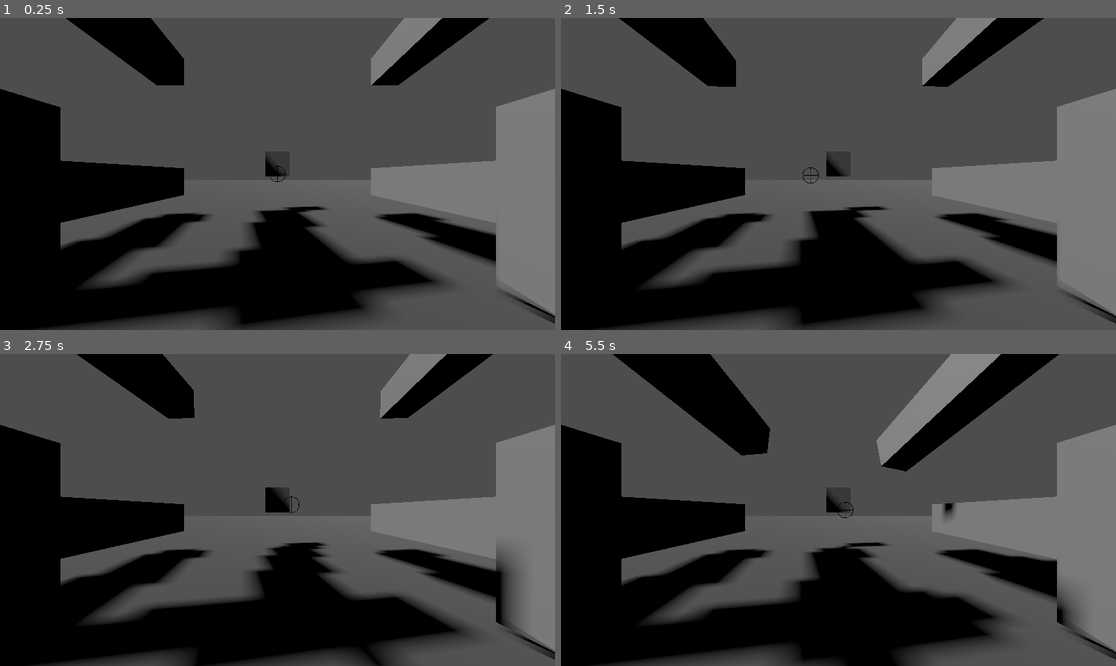
Above: before the commit, frames 1-4 (two rows, left to right).
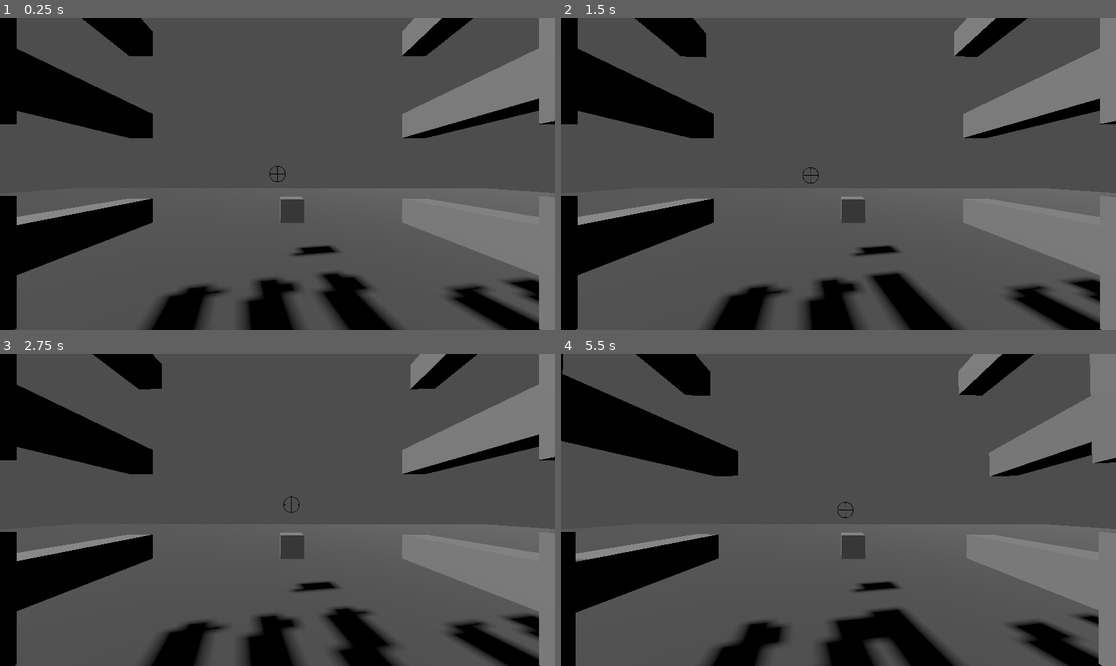
Above: after the commit, the same moments.

Repository: PrazaVasNeema/black-stands-for-gunz
Game: Godot game, scene res://Scenes/testing_polygon.tscn
Two runs of this game, one before a commit and one after it. Both use one fixed random seed, a clock stepped at 60 frames per second and the inputs below. The project has no main scene, so this scene is started directly.
Inputs (mouse positions are in pixels of both pictures, inside the frame that each line leads up to):
- Up to frame 1 (0.25 s): no input
- Up to frame 2 (1.5 s): tap Enter at 0.5 s; move the mouse to (866, 174) at 0.52 s; click (866, 174) at 0.6 s; tap Space at 1.25 s; move the mouse to (810, 174) at 1.27 s; right-click (810, 174) at 1.35 s
- Up to frame 3 (2.75 s): tap Enter at 2 s; move the mouse to (288, 503) at 2.02 s; tap 1 (set_1) at 2.1 s
- Up to frame 4 (5.5 s): tap Space at 2.75, 4.25 s; move the mouse to (832, 516) at 2.77 s; tap 2 (set_2) at 2.85 s; tap Enter at 3.5 s; move the mouse to (877, 513) at 3.52 s; tap 3 (set_3) at 3.6 s; move the mouse to (794, 506) at 4.27 s; click (794, 506) at 4.35 s; move the mouse to (844, 510) at 5.02 s; right-click (844, 510) at 5.1 s

The runs differ from the first frame. In frame 1, 43% of the frame differs, in the area x 0-100%, y 0-100%; in frame 2, 43%; in frame 3, 44%; in frame 4, 48%.

Commit message:
OMG SETS CHANGING WORKS

Diff:
--- a/Scenes/player.tscn
+++ b/Scenes/player.tscn
@@ -22,20 +22,36 @@
 transform = Transform3D(1, 0, 0, 0, 1, 0, 0, 0, 1, -3.99445, 3.80245, -2.10806)
 
 [node name="GunTesting" parent="GunzSlots/Slot1" instance=ExtResource("4_jthag")]
+transform = Transform3D(0.7, 0, 0, 0, 0.7, 0, 0, 0, 0.7, 0, 0, 0)
 
 [node name="Slot2" type="Node3D" parent="GunzSlots"]
 transform = Transform3D(1, 0, 0, 0, 1, 0, 0, 0, 1, 3.994, 3.802, -2.09739)
 
-[node name="GunTesting" parent="GunzSlots/Slot2" instance=ExtResource("4_jthag")]
+[node name="GunTesting2" parent="GunzSlots/Slot2" instance=ExtResource("4_jthag")]
+transform = Transform3D(0.7, 0, 0, 0, 0.7, 0, 0, 0, 0.7, 0, 0, 0)
 
 [node name="Slot3" type="Node3D" parent="GunzSlots"]
-transform = Transform3D(1, 0, 0, 0, 1, 0, 0, 0, 1, -3.99445, -0.286135, -2.10806)
+transform = Transform3D(1, 0, 0, 0, 1, 0, 0, 0, 1, -3.99445, 1.40257, -2.10806)
 
-[node name="GunTesting" parent="GunzSlots/Slot3" instance=ExtResource("4_jthag")]
+[node name="GunTesting3" parent="GunzSlots/Slot3" instance=ExtResource("4_jthag")]
+transform = Transform3D(0.7, 0, 0, 0, 0.7, 0, 0, 0, 0.7, 0, 0, 0)
 
 [node name="Slot4" type="Node3D" parent="GunzSlots"]
-transform = Transform3D(1, 0, 0, 0, 1, 0, 0, 0, 1, 3.994, -0.286586, -2.09739)
+transform = Transform3D(1, 0, 0, 0, 1, 0, 0, 0, 1, 3.994, 1.40212, -2.09739)
 
-[node name="GunTesting" parent="GunzSlots/Slot4" instance=ExtResource("4_jthag")]
+[node name="GunTesting4" parent="GunzSlots/Slot4" instance=ExtResource("4_jthag")]
+transform = Transform3D(0.7, 0, 0, 0, 0.7, 0, 0, 0, 0.7, 0, 0, 0)
+
+[node name="Slot5" type="Node3D" parent="GunzSlots"]
+transform = Transform3D(1, 0, 0, 0, 1, 0, 0, 0, 1, -3.99445, -1.06563, -2.10806)
+
+[node name="GunTesting5" parent="GunzSlots/Slot5" instance=ExtResource("4_jthag")]
+transform = Transform3D(0.7, 0, 0, 0, 0.7, 0, 0, 0, 0.7, 0, 0, 0)
+
+[node name="Slot6" type="Node3D" parent="GunzSlots"]
+transform = Transform3D(1, 0, 0, 0, 1, 0, 0, 0, 1, 3.994, -1.06608, -2.09739)
+
+[node name="GunTesting6" parent="GunzSlots/Slot6" instance=ExtResource("4_jthag")]
+transform = Transform3D(0.7, 0, 0, 0, 0.7, 0, 0, 0, 0.7, 0, 0, 0)
 
 [node name="CGs" type="Node3D" parent="."]
--- a/Scenes/testing_polygon.tscn
+++ b/Scenes/testing_polygon.tscn
@@ -25,7 +25,7 @@
 unique_name_in_owner = true
 
 [node name="Player" parent="." instance=ExtResource("2_s7gia")]
-transform = Transform3D(1, 0, 0, 0, 1, 0, 0, 0, 1, 0, 2.01273, 0)
+transform = Transform3D(1, 0, 0, 0, 1, 0, 0, 0, 1, -0.628918, 3.99497, 0.427011)
 
 [node name="World" type="Node3D" parent="."]
 
--- a/Scripts/gunz_shogun.gd
+++ b/Scripts/gunz_shogun.gd
@@ -3,9 +3,7 @@
 
 
 @export var gunz_slots_root : Node3D
-@export_range(0.0, 90.0) var max_horizontal_rotation : float = 60.0
-@export_range(0.0, 90.0) var max_vertical_rotation : float = 30.0
-@export_range(0.0, 10.0) var max_turning_speed : float = 1.0
+
 
 var active_set : int
 
@@ -23,6 +21,10 @@
 		Vector3.ZERO))
 		i += 2
 	active_set = 0
+	for gunz_set in _gunz_sets_array:
+		print_debug((gunz_set as GunzSetData).gun_one)
+		print_debug((gunz_set as GunzSetData).gun_two)
+	#print_debug(_gunz_sets_array)
 
 
 
@@ -31,3 +33,7 @@
 	_current_target = target_ws_position
 	(_gunz_sets_array[active_set] as GunzSetData).gun_one.update_targeting(_current_target)
 	(_gunz_sets_array[active_set] as GunzSetData).gun_two.update_targeting(_current_target)
+
+
+func set_current_set(set_ind : int):
+	active_set = set_ind - 1
--- a/Scripts/player_controller.gd
+++ b/Scripts/player_controller.gd
@@ -17,7 +17,12 @@
 
 	_gunz_shogun.lock_n_load()
 
+	_input_shogun.choose_set_pressed.connect(_on_change_current_set)
+
 
 func _on_ws_main_position_changed(ws_position : Vector3):
 	_gunz_shogun.update_targeting(ws_position)
 	#print(ws_position)
+
+func _on_change_current_set(set_ind : int):
+	_gunz_shogun.set_current_set(set_ind)
